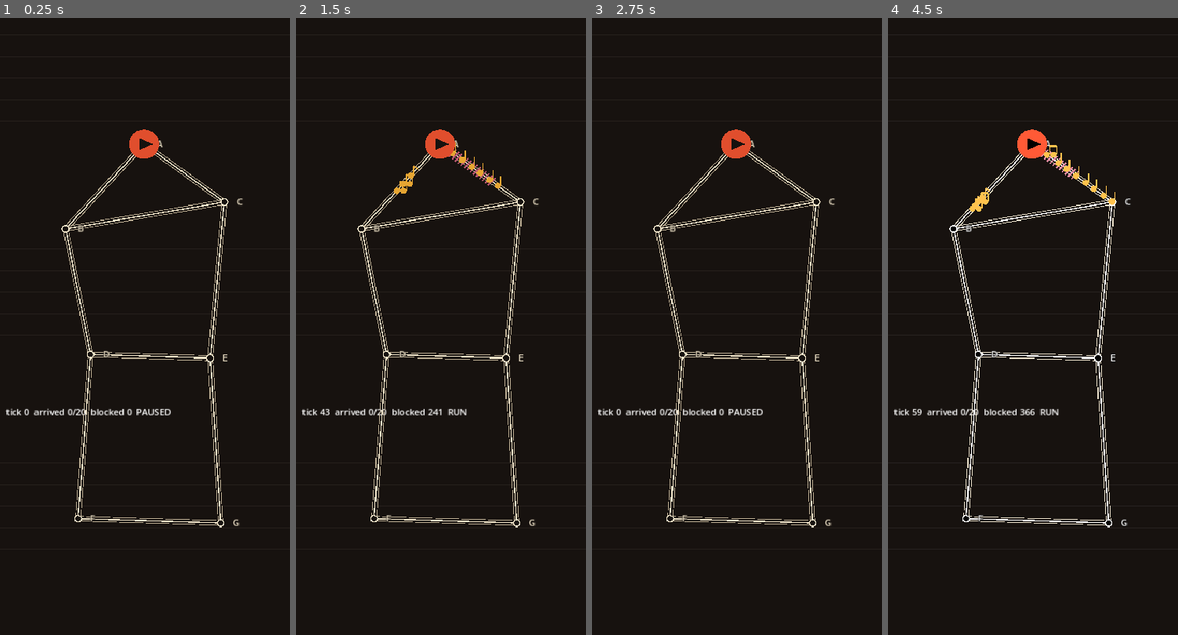
Above: before the commit, frames 1-4 (left to right).
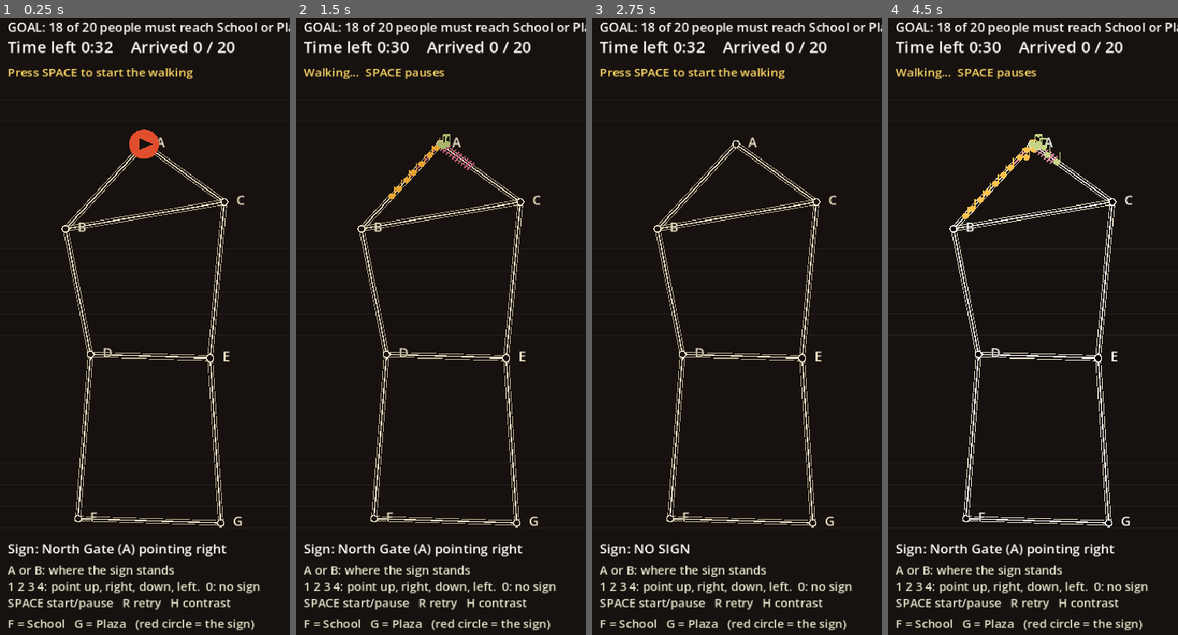
Above: after the commit, the same moments.

Repository: wigojese/crowd_control
Game: Godot game, scene res://src/app/graybox.tscn
The game is run twice, just before and just after one commit, with the same random seed, the same clock (stepped at 60 frames per second) and the same inputs. This scene is started directly instead of the project's main scene.
Inputs:
- Up to frame 1 (0.25 s): no input
- Up to frame 2 (1.5 s): tap Enter at 0.5 s; tap 0 at 0.6, 1.35 s; tap Space at 0.77 s; hold A from 1.28 s (still down)
- Up to frame 3 (2.75 s): tap Space at 1.52, 2 s; release A at 2.03 s; tap R at 2.1 s; tap 0 at 2.3 s
- Up to frame 4 (4.5 s): tap Enter at 2.75 s; tap H at 2.85 s; tap Space at 3.02, 3.77, 4.25 s; tap 0 at 3.05, 3.8 s; hold A from 3.53 s (still down); tap 1 at 3.6 s; tap P (pause) at 4.15 s; tap 2 at 4.35 s

The runs differ from the first frame. In frame 1, 5.2% of the frame differs, in the area x 1-100%, y 0-100%; in frame 2, 5.8%; in frame 3, 5.2%; in frame 4, 6.0%.

Commit message:
Fix gesture_router parse error (_set clashed with Object._set), larger HUD with goal/time/result/instructions, no-sign key, bigger map labels; correct test guide
Co-Authored-By: Claude Sonnet 5.5 <noreply@anthropic.com>
Claude-Session: https://claude.ai/code/session_01FMdfxL21HNnGhuzmyxx3TE

Diff:
--- a/src/app/graybox.gd
+++ b/src/app/graybox.gd
@@ -1,7 +1,7 @@
 extends Node2D
 ## Stage 08 graybox with Stage 10 drawing: controls and HUD text here, map drawing in CcMapView (direction C).
 ## Shows the graph, edge queue lengths, walkers as dots, the sign, and the score numbers.
-## Keys (desktop): space = run/pause, R = retry, H = high contrast, 1..4 = heading N E S W, A / B = sign socket.
+## Keys (desktop): space run/pause, R retry, H contrast, 1..4 heading N E S W, A / B socket, 0 no sign.
 ## STATUS: written; NOT RUN or seen (no runnable Godot, no display).
 
 const LEVEL_PATH := "res://data/levels/cc_l01_r1.json"
@@ -16,10 +16,13 @@
 var _schema: Dictionary = {}
 var _view := CcMapView.new()
 var _high_contrast := false
+var _hud := Node2D.new()
 
 
 func _ready() -> void:
 	add_child(_view)
+	add_child(_hud)  # added after the map so the text is drawn on top of it
+	_hud.draw.connect(_draw_hud)
 	_level = JSON.parse_string(FileAccess.get_file_as_string(LEVEL_PATH))
 	_schema = JSON.parse_string(FileAccess.get_file_as_string("res://data/events.schema.json"))["events"]
 	_retry()
@@ -27,7 +30,7 @@
 
 func _retry() -> void:
 	_world = CcSimWorld.new(_level, _schema)
-	_world.reset([_slot, _head], _commands)
+	_world.reset([] if _slot == "" else [_slot, _head], _commands)
 	_running = false
 	queue_redraw()
 
@@ -41,6 +44,10 @@
 			_running = not _running
 		KEY_R:
 			_retry()
+		KEY_0:
+			if _world.tick == 0:
+				_slot = ""
+				_retry()
 		KEY_H:
 			_high_contrast = not _high_contrast
 			queue_redraw()
@@ -68,11 +75,49 @@
 	_view.world = _world
 	_view.theme = "high_contrast" if _high_contrast else "standard"
 	_view.queue_redraw()
-	var r := _world.result()
-	var text := "tick %d  arrived %d/20  blocked %d  %s" % [_world.tick, r["arrived"], _world.blocked_total,
-		"RUN" if _running else "PAUSED"]
-	_text(Vector2(8, 540), text, Color.WHITE)
+	_hud.queue_redraw()
 
 
-func _text(at: Vector2, s: String, color: Color) -> void:
-	draw_string(ThemeDB.fallback_font, at, s, HORIZONTAL_ALIGNMENT_LEFT, -1, 12, color)
+func _clock(seconds: float) -> String:
+	var whole := int(ceil(maxf(0.0, seconds)))
+	return "%d:%02d" % [whole / 60, whole % 60]
+
+
+func _draw_hud() -> void:
+	var r := _world.result()
+	var need := int(_level.get("pass_mark", 18))
+	var done := _world.tick >= _world.ticks
+	var left := float(_world.ticks - _world.tick) / 20.0
+	var dark := Color(0.09, 0.07, 0.06, 0.95)
+	_hud.draw_rect(Rect2(0, 0, 390, 112), dark)
+	_hud.draw_rect(Rect2(0, 700, 390, 144), dark)
+	_text(Vector2(10, 24), "GOAL: %d of 20 people must reach School or Plaza" % need, Color.WHITE, 17)
+	_text(Vector2(10, 52), "Time left %s    Arrived %d / 20" % [_clock(left), r["arrived"]], Color.WHITE, 22)
+	var status := "Press SPACE to start the walking"
+	var col := Color(1.0, 0.85, 0.4)
+	if done:
+		if int(r["arrived"]) >= need:
+			status = "YOU WIN!  Press R to play again"
+			col = Color(0.6, 1.0, 0.6)
+		else:
+			status = "NOT ENOUGH (%d, needed %d). Press R, try another sign" % [r["arrived"], need]
+			col = Color(1.0, 0.55, 0.45)
+	elif _running:
+		status = "Walking...  SPACE pauses"
+	elif _world.tick > 0:
+		status = "Paused. SPACE continues"
+	_text(Vector2(10, 84), status, col, 16)
+	var names := {"A": "North Gate (A)", "B": "Canal Turn (B)"}
+	var dirs := {"N": "up", "E": "right", "S": "down", "W": "left"}
+	var where := "NO SIGN"
+	if _slot != "":
+		where = "%s pointing %s" % [names[_slot], dirs[_head]]
+	_text(Vector2(10, 726), "Sign: " + where, Color.WHITE, 18)
+	_text(Vector2(10, 754), "A or B: where the sign stands", Color(0.9, 0.9, 0.8), 16)
+	_text(Vector2(10, 776), "1 2 3 4: point up, right, down, left.  0: no sign", Color(0.9, 0.9, 0.8), 16)
+	_text(Vector2(10, 798), "SPACE start/pause   R retry   H contrast", Color(0.9, 0.9, 0.8), 16)
+	_text(Vector2(10, 826), "F = School   G = Plaza   (red circle = the sign)", Color(0.9, 0.9, 0.8), 16)
+
+
+func _text(at: Vector2, s: String, color: Color, size: int = 16) -> void:
+	_hud.draw_string(ThemeDB.fallback_font, at, s, HORIZONTAL_ALIGNMENT_LEFT, -1, size, color)
--- a/src/input/gesture_router.gd
+++ b/src/input/gesture_router.gd
@@ -46,7 +46,7 @@
 	return best
 
 
-func _set(tid: int, state: String) -> void:
+func _set_state(tid: int, state: String) -> void:
 	transitions.append([touches[tid]["state"], state])
 	touches[tid]["state"] = state
 
@@ -68,12 +68,12 @@
 		if _in_rect(pos, b["rect"]):
 			rec["source"] = "button"
 			rec["target"] = b["id"]
-			_set(tid, "UI_PRESS")
+			_set_state(tid, "UI_PRESS")
 			_emit(out, tid, t_ms, "PRESS_FEEDBACK", {"target": b["id"]})
 			return out
 	var w: float = float(scene["viewport"][0])
 	if pos.x < float(tok["edge_reserve_px"]) or pos.x > w - float(tok["edge_reserve_px"]):
-		_set(tid, "IGNORED")
+		_set_state(tid, "IGNORED")
 		return out
 	var sg: Dictionary = scene["sign"]
 	var others := []
@@ -84,33 +84,33 @@
 		var a: int = others[0]
 		if touches[a]["state"] == "SIGN_PENDING":
 			_emit(out, a, t_ms, "SIGN_ACTION_CANCELLED")
-		_set(a, "PINCH")
-		_set(tid, "PINCH")
+		_set_state(a, "PINCH")
+		_set_state(tid, "PINCH")
 		var d0: float = (touches[a]["pos"] as Vector2).distance_to(pos)
 		pair = {"a": a, "b": tid, "d_prev": d0, "d0": d0, "active": false}
 		return out
 	if sg["placed"] and not sg["held"] and _near(pos, _v(sg["pos"])):
 		rec["source"] = "sign"
 		if scene["mode"] == "PAUSED":
-			_set(tid, "LOCK_REJECT")
+			_set_state(tid, "LOCK_REJECT")
 			_emit(out, tid, t_ms, "PAUSED_MESSAGE")
 			return out
-		_set(tid, "SIGN_PENDING")
+		_set_state(tid, "SIGN_PENDING")
 		_emit(out, tid, t_ms, "PRESS_FEEDBACK", {"target": "sign"})
 		return out
 	for r in scene["rings"]:
 		if _near(pos, _v(r["pos"])):
 			rec["source"] = "ring"
 			rec["target"] = r["id"]
-			_set(tid, "SIGN_PENDING")
+			_set_state(tid, "SIGN_PENDING")
 			_emit(out, tid, t_ms, "PRESS_FEEDBACK", {"target": r["id"]})
 			return out
 	if not sg["placed"] and _near(pos, _v(scene["tray"])):
 		rec["source"] = "tray"
-		_set(tid, "SIGN_PENDING")
+		_set_state(tid, "SIGN_PENDING")
 		_emit(out, tid, t_ms, "PRESS_FEEDBACK", {"target": "tray"})
 		return out
-	_set(tid, "MAP_PENDING")
+	_set_state(tid, "MAP_PENDING")
 	return out
 
 
@@ -135,18 +135,18 @@
 	var delta: Array = [pos.x - (rec["start"] as Vector2).x, pos.y - (rec["start"] as Vector2).y]
 	if st == "SIGN_PENDING" and moved > float(tok["drag_px"]):
 		if rec["source"] == "ring":
-			_set(tid, "PAN")
+			_set_state(tid, "PAN")
 			_emit(out, tid, t_ms, "PAN", {"delta": delta})
 		elif rec["source"] == "sign" and scene["sign"]["locked"]:
-			_set(tid, "LOCK_REJECT")
+			_set_state(tid, "LOCK_REJECT")
 			_emit(out, tid, t_ms, "LOCK_REJECT")
 		else:
-			_set(tid, "SIGN_DRAG")
+			_set_state(tid, "SIGN_DRAG")
 			_emit(out, tid, t_ms, "SIGN_PICKUP", {"source": rec["source"]})
 	elif st == "SIGN_DRAG":
 		_emit(out, tid, t_ms, "SIGN_DRAG_MOVE", {"snap": _ring_near(pos)})
 	elif st == "MAP_PENDING" and moved > float(tok["pan_px"]):
-		_set(tid, "PAN")
+		_set_state(tid, "PAN")
 		_emit(out, tid, t_ms, "PAN", {"delta": delta})
 	elif st == "PAN":
 		_emit(out, tid, t_ms, "PAN", {"delta": delta})
@@ -161,10 +161,10 @@
 		var el: int = t_ms - int(rec["t0"])
 		if rec["state"] == "SIGN_PENDING" and rec["source"] == "sign" and el >= int(tok["long_press_ms"]) \
 				and (rec["start"] as Vector2).distance_to(rec["pos"]) <= float(tok["drag_px"]):
-			_set(tid, "SIGN_INSPECT")
+			_set_state(tid, "SIGN_INSPECT")
 			_emit(out, tid, t_ms, "INSPECT")
 		elif rec["state"] == "SIGN_DRAG" and el >= int(tok["hold_timeout_ms"]):
-			_set(tid, "IGNORED")
+			_set_state(tid, "IGNORED")
 			_emit(out, tid, t_ms, "SNAPBACK", {"reason": "timeout"})
 	return out
 
@@ -198,7 +198,7 @@
 			_emit(out, tid, t_ms, "SIGN_DROP", {"slot": ring})
 		else:
 			_emit(out, tid, t_ms, "SNAPBACK", {"reason": "off_ring"})
-	_set(tid, "IDLE")
+	_set_state(tid, "IDLE")
 	_finish_pair(tid)
 	touches.erase(tid)
 	return out
@@ -212,7 +212,7 @@
 		_emit(out, tid, t_ms, "SNAPBACK", {"reason": "cancelled"})
 	else:
 		_emit(out, tid, t_ms, "CANCELLED")
-	_set(tid, "IDLE")
+	_set_state(tid, "IDLE")
 	if not pair.is_empty() and (tid == pair["a"] or tid == pair["b"]):
 		pair = {}
 	touches.erase(tid)
@@ -224,5 +224,5 @@
 		return
 	var other: int = pair["b"] if tid == pair["a"] else pair["a"]
 	if touches.has(other) and touches[other]["state"] == "PINCH":
-		_set(other, "IGNORED")
+		_set_state(other, "IGNORED")
 	pair = {}
--- a/src/rendering/map_view.gd
+++ b/src/rendering/map_view.gd
@@ -133,5 +133,5 @@
 func _label(at: Vector2, text: String) -> void:
 	var font := ThemeDB.fallback_font
 	var halo: int = int(_tokens["geometry"]["label_halo_px"])
-	draw_string_outline(font, at, text, HORIZONTAL_ALIGNMENT_LEFT, -1, 12, halo, _c("night"))
-	draw_string(font, at, text, HORIZONTAL_ALIGNMENT_LEFT, -1, 12, _c("stave"))
+	draw_string_outline(font, at, text, HORIZONTAL_ALIGNMENT_LEFT, -1, 18, halo, _c("night"))
+	draw_string(font, at, text, HORIZONTAL_ALIGNMENT_LEFT, -1, 18, _c("stave"))
Not shown, changed: docs/HOW_TO_TEST.md
